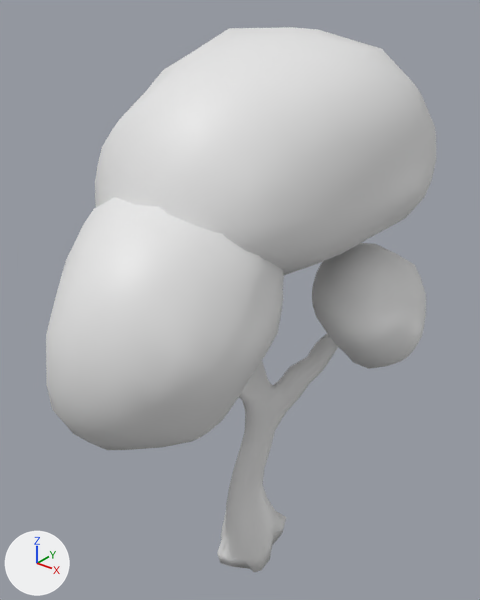
One commit to the FBX model BA3 Collab/Assets/Art/Environment/Landscape/meshes/tree1.fbx: the scene before it, then after it.
The view is the same before and after, from a camera (50 mm lens) standing at (12.54, -16.3, 21.2) and looking at (-0.86, 0.45, 10.82). Every picture has the same lights, and +X, +Y and +Z are marked at lower left.

Objects in the first picture: 'tree1'.
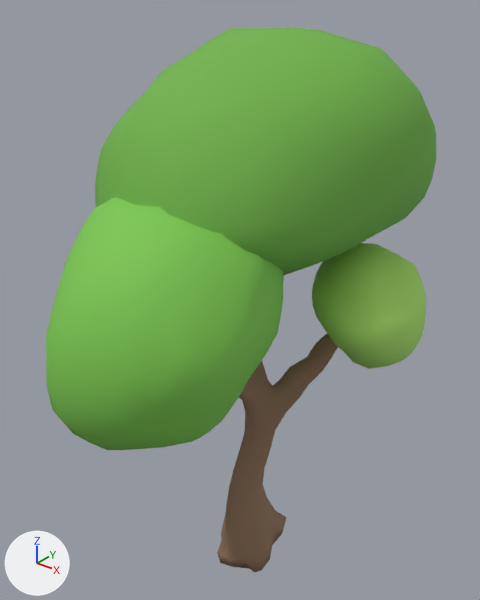
The newer file is also turned or shifted as a whole; pictures and numbers use the older file's frame.

Boxes [x1, y1, x2, y2] around the edits, measured in the pictures (480 x 600 px):
'tree1', recoloured (white to green): [46, 27, 436, 572] in both

What the commit changed:
Picture 'tree1.png' (img_tree1_png) is new.
Material 'tree1' (mat_tree1) is new.
Its texture is img_tree1_png.
Its roughness is 0.8.
me_cylinder_002 has 1104 vertices, 1096 faces and spans x -5.8..4.8, y -7.1..7.4, z -0.2..19.8.
me_cylinder_002 now uses material mat_tree1 (picture img_tree1_png).
